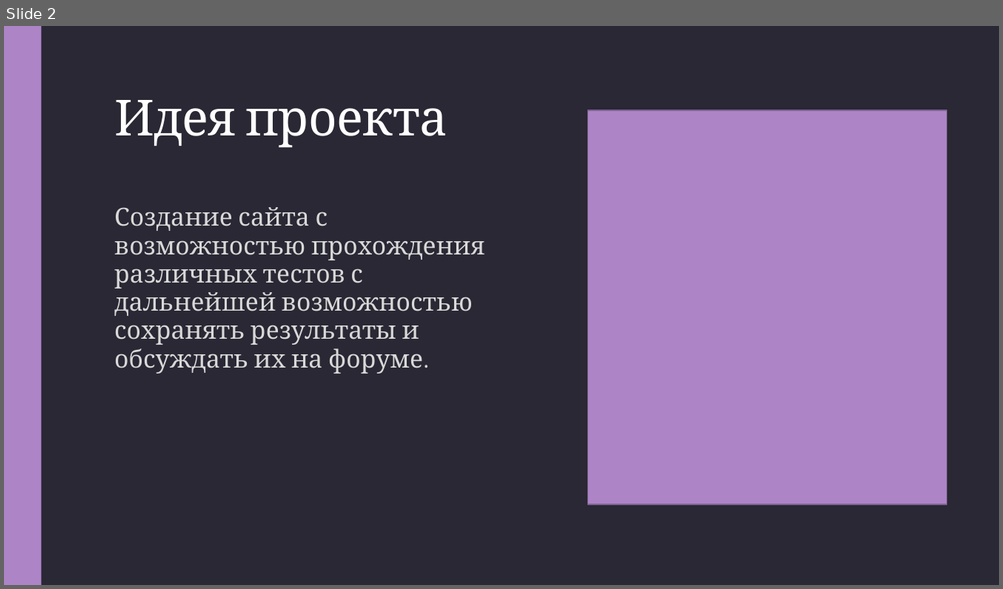
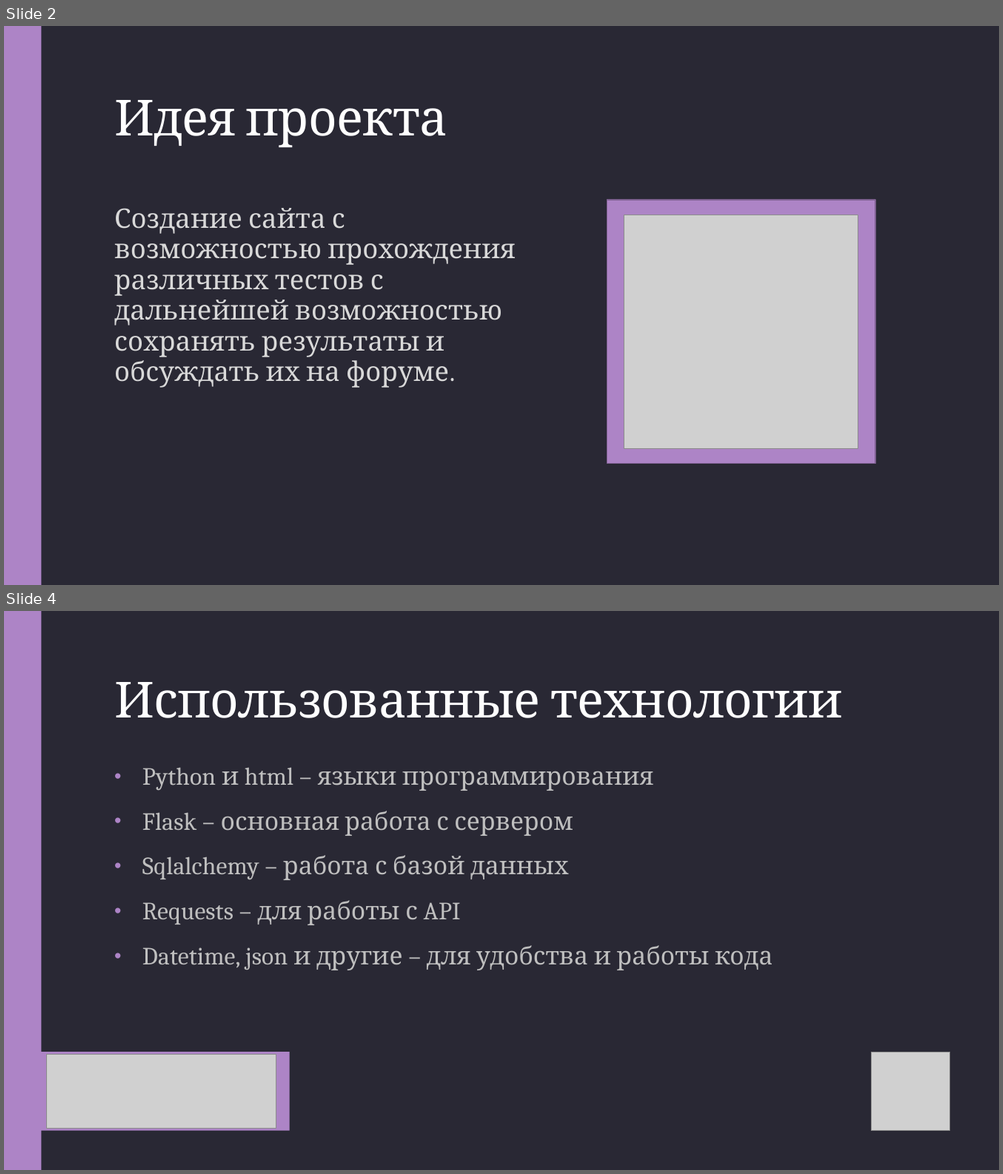
Before and after one commit to Jerrainee/ProjectWeb, a slide deck: documentation/Сайт с тестами.pptx. Shown one above the other, each under a label of ours: slide 2 before the commit, slides 2 and 4 after it; the slides between them are not shown. The pictures are 1003x589 and 1003x1174 pixels, drawn with LibreOffice and Linux fonts; fonts in the diff are those of the drawing; grey boxes stand for pictures. Boxes give left, top, right and bottom in pixels: in the first picture for what was removed or moved away, otherwise in the second. Text is boxed around its words. In the diff, an @@ line names an element or a change of style, - is before the commit and + after.

```diff
--- a/documentation/Сайт с тестами.pptx
+++ b/documentation/Сайт с тестами.pptx
@@ slide 4 added at [4,611,999,1170], background #292834; not listed: 1 template element that a slide beside it also shows @@
@@ title added at [114,682,842,718], 48 pt, text #FFFFFF @@
+Использованные технологии
@@ subtitle added at [142,767,772,971], 24 pt, text #BFBFBF @@
+• Python и html – языки программирования
+• Flask – основная работа с сервером
+• Sqlalchemy – работа с базой данных
+• Requests – для работы с API
+• Datetime, json и другие – для удобства и работы кода
@@ rectangle added at [33,1052,290,1131], fill #AD84C6 @@
@@ picture added at [871,1052,950,1131] @@
@@ picture added at [46,1055,276,1130] @@
@@ slide 2 changed as well @@
@@ subtitle "Создание сайта с возможностью прохождения ..." at [114,208,515,388]: size 24 to 26 pt @@
@@ rectangle: place and size @@
-rectangle at [587,110,946,505]
+rectangle at [607,200,876,463]
@@ picture added at [624,215,858,449] @@
```
Also in this commit, not shown: 4 other slides changed, 9 other files.
